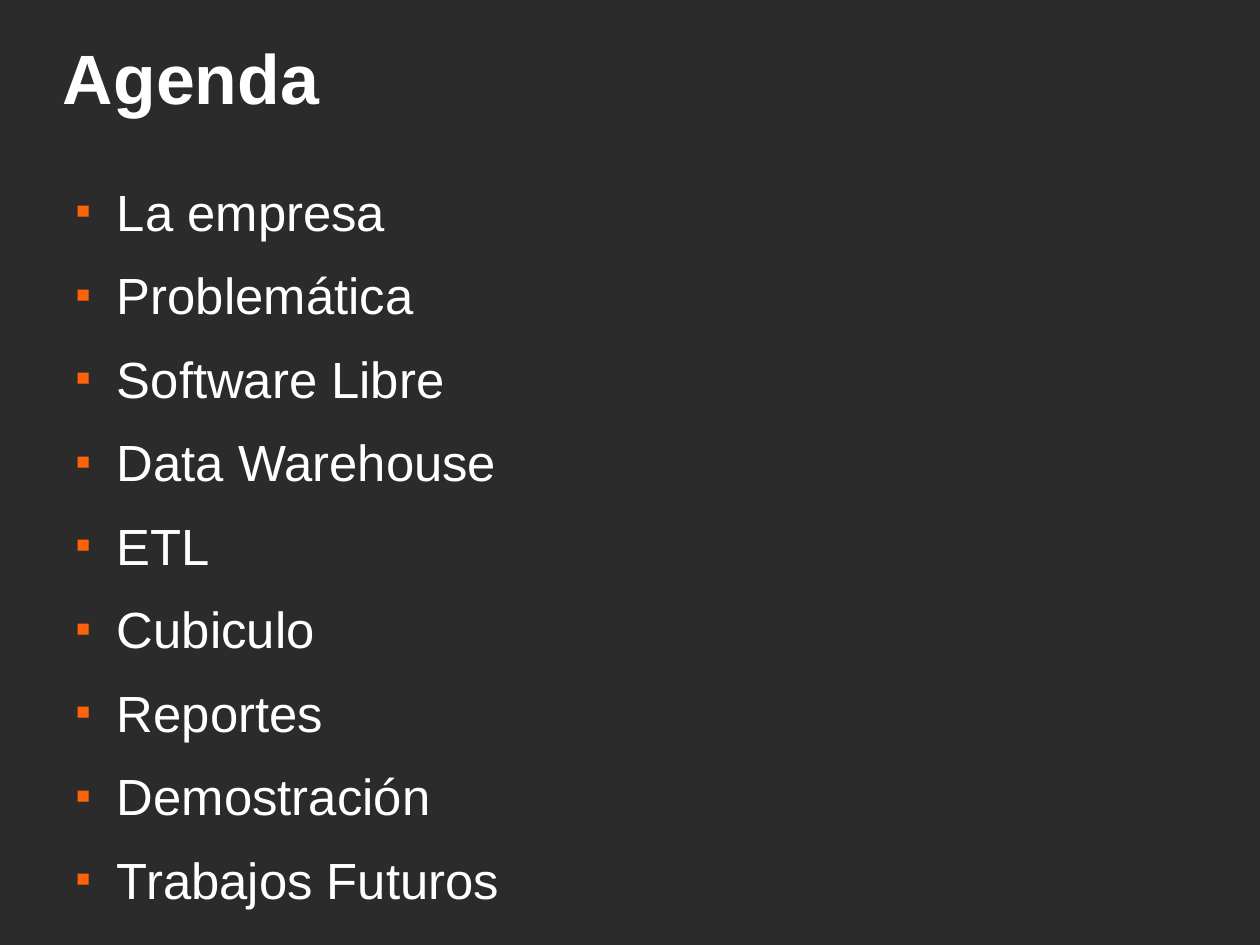
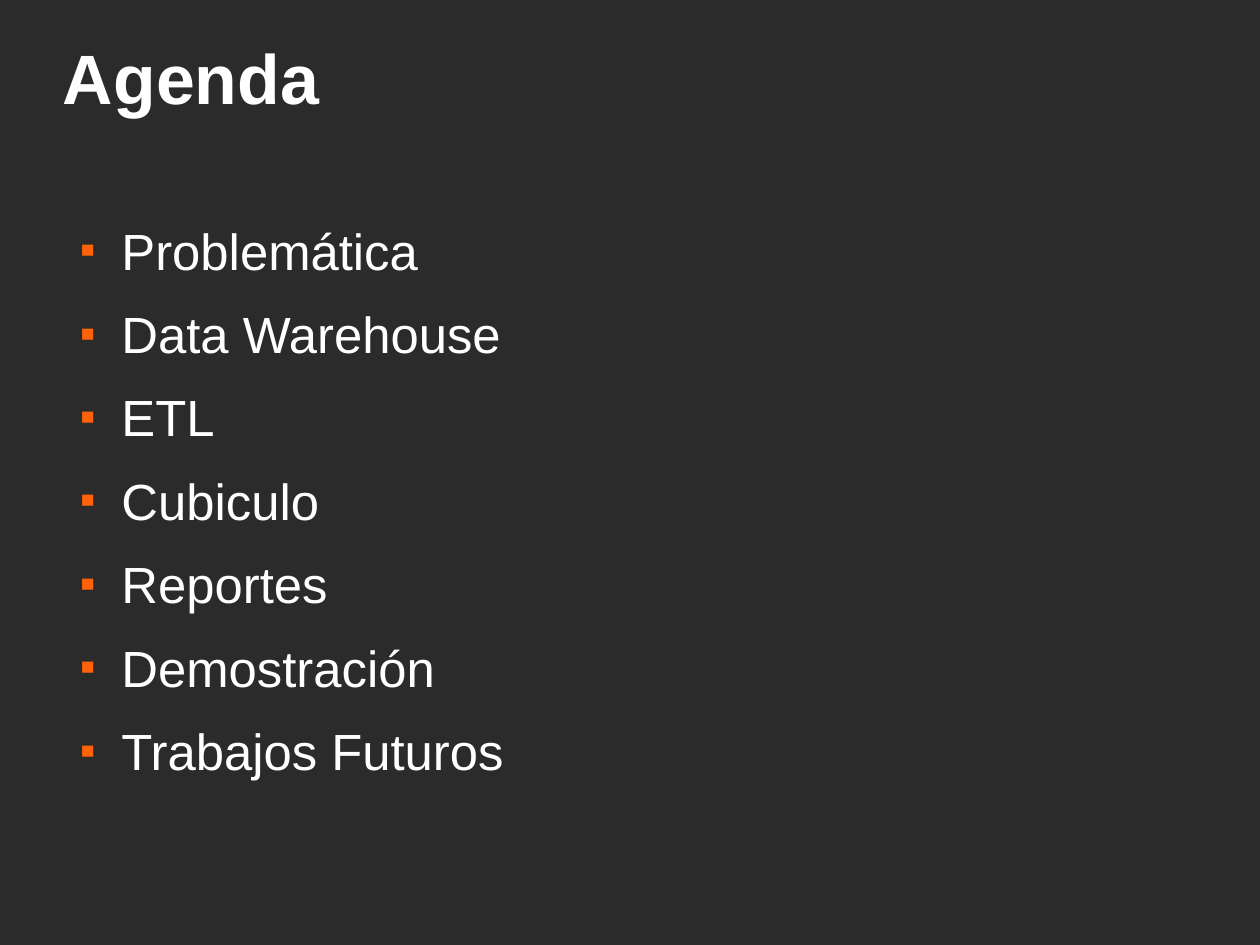
Before and after one commit to ervin45/proyectofinal, a slide deck: slide 2 of doc/material_para_la_catedra/presentacion_final/presentacion_final.odp. Drawn at 1260x945 pixels with LibreOffice and Linux fonts; fonts in the diff are those of the drawing; background and template pictures are left out; a plain dark background stands for a picture behind light text. Boxes give left, top, right and bottom in pixels: in the first picture for what was removed or moved away, otherwise in the second. Text is boxed around its words. In the diff, an @@ line names an element or a change of style, - is before the commit and + after.

```diff
--- a/doc/material_para_la_catedra/presentacion_final/presentacion_final.odp
+++ b/doc/material_para_la_catedra/presentacion_final/presentacion_final.odp
@@ text at [117, 196, 386, 241]: paragraph removed @@
-■ La empresa
@@ text "Problemática": place and size @@
-text "Problemática" at [117, 196, 499, 909]
+text "Problemática" at [121, 232, 503, 781]
@@ text at [117, 361, 444, 399]: paragraph removed @@
-■ Software Libre
```
Also in this commit, not shown: 3 other slides changed, 8 slides removed.
